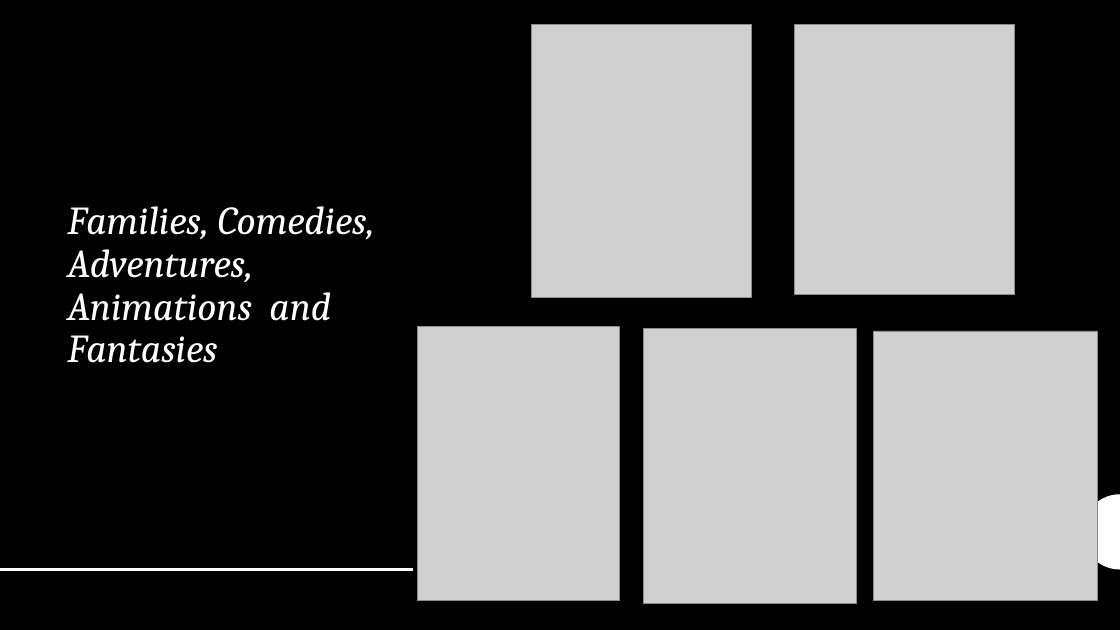
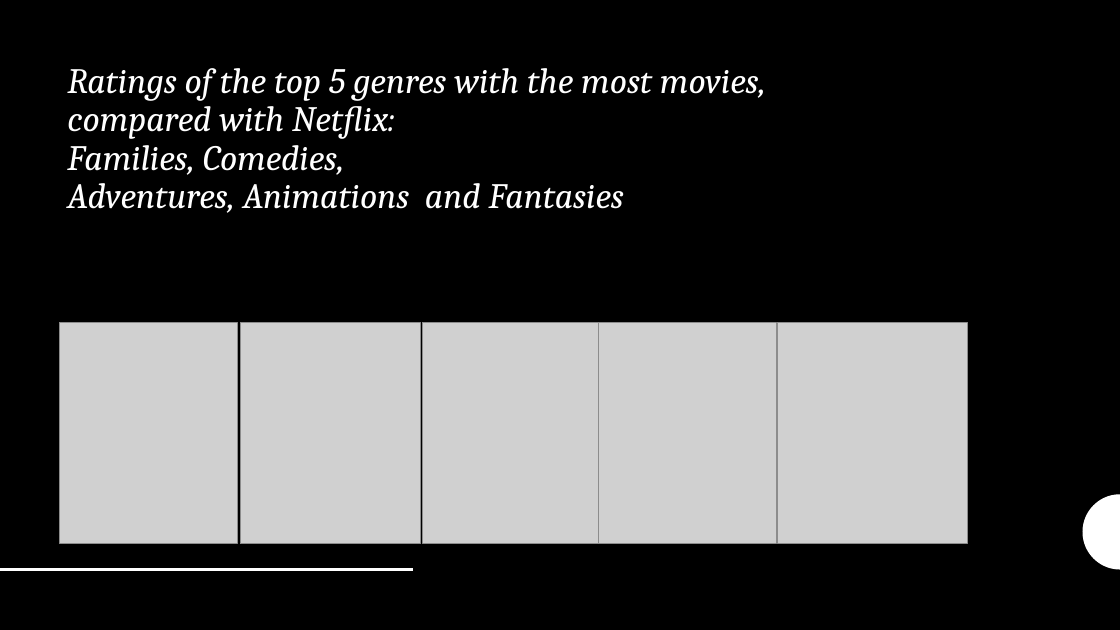
Before and after one commit to qwang27/Python_Into_Project, a slide deck: slide 5 of Analysis of Disney Plus Competitiveness over Netflix.pptx. Drawn at 1120x630 pixels with LibreOffice and Linux fonts; fonts in the diff are those of the drawing; grey boxes stand for pictures. Boxes give left, top, right and bottom in pixels: in the first picture for what was removed or moved away, otherwise in the second. Text is boxed around its words. In the diff, an @@ line names an element or a change of style, - is before the commit and + after.

Commit message:
more analysis based on imdb rating and number of votes recieved

```diff
--- a/Analysis of Disney Plus Competitiveness over Netflix.pptx
+++ b/Analysis of Disney Plus Competitiveness over Netflix.pptx
@@ title at (67, 68, 766, 213): text changed; size 34 to 30.6 pt @@
-Families, Comedies,
-Adventures, Animations and Fantasies
+Ratings of the top 5 genres with the most movies, compared with Netflix:
+Families, Comedies,
+Adventures, Animations and Fantasies
@@ picture: place and size @@
-picture at (532, 25, 752, 298)
+picture at (59, 323, 237, 544)
@@ picture: place and size @@
-picture at (795, 25, 1015, 295)
+picture at (240, 323, 421, 544)
@@ picture: place and size @@
-picture at (418, 327, 620, 601)
+picture at (423, 323, 598, 544)
@@ picture: place and size @@
-picture at (644, 329, 857, 603)
+picture at (598, 323, 776, 544)
@@ picture: place and size @@
-picture at (874, 331, 1098, 601)
+picture at (777, 323, 967, 544)
```
Also in this commit, not shown: 6 other slides changed, 5 other files.
